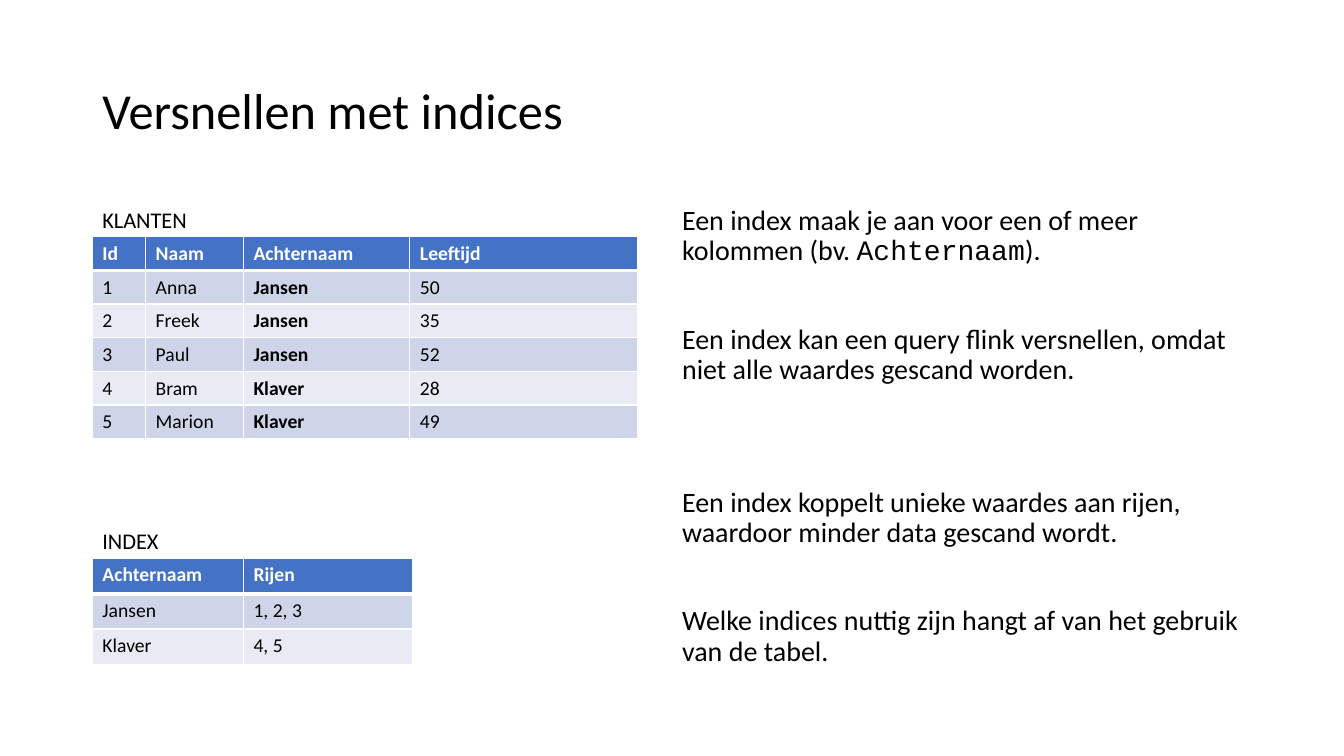
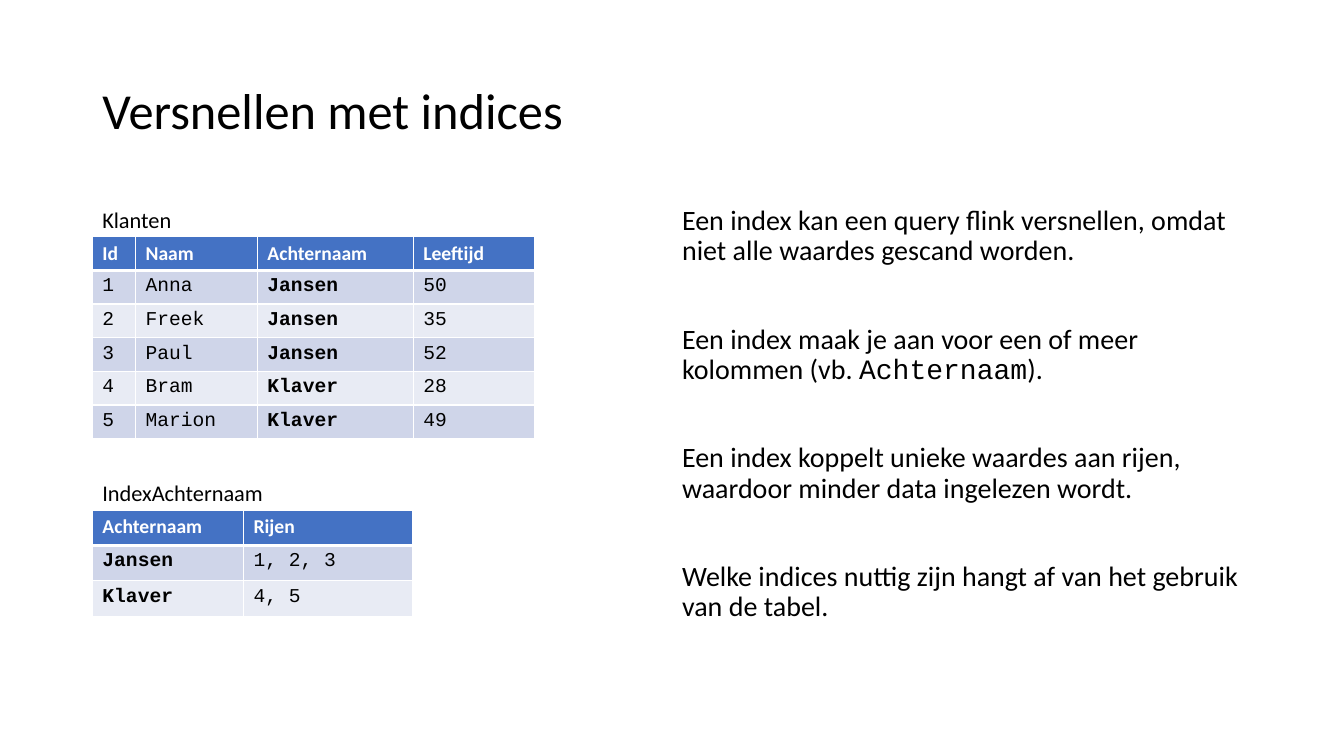
Before and after one commit to LFKoning/knowledge-sharing, a slide deck: slide 50 of sql_course/2_database_design/2_database_design.pptx (slide 38 before the commit). Drawn at 1344x756 pixels with LibreOffice and Linux fonts; fonts in the diff are those of the drawing. Boxes give left, top, right and bottom in pixels: in the first picture for what was removed or moved away, otherwise in the second. Text is boxed around its words. In the diff, an @@ line names an element or a change of style, - is before the commit and + after.

```diff
--- a/sql_course/2_database_design/2_database_design.pptx
+++ b/sql_course/2_database_design/2_database_design.pptx
@@ table at box(93, 237, 535, 439) @@
@@ font Calibri to Courier New in "1", "Anna", "Jansen", "50" and 16 more places @@
@@ table: place and size @@
-table at box(93, 237, 638, 439)
+table at box(93, 237, 535, 439)
@@ text at box(102, 212, 171, 228): text changed @@
-KLANTEN
+Klanten
@@ text at box(682, 210, 1138, 264): paragraph removed @@
-Een index maak je aan voor een of meer kolommen (bv. Achternaam).
@@ text at box(682, 329, 1181, 503): text changed @@
-Een index koppelt unieke waardes aan rijen, waardoor minder data gescand wordt.
+Een index maak je aan voor een of meer kolommen (vb. Achternaam).
+Een index koppelt unieke waardes aan rijen, waardoor minder data ingelezen wordt.
@@ text at box(102, 485, 262, 501): text changed @@
-INDEX
+IndexAchternaam
@@ table at box(93, 510, 412, 616) @@
@@ font Calibri to Courier New in "Jansen", "1, 2, 3", "Klaver", "4, 5" @@
@@ bold on in "Jansen", "Klaver" @@
@@ table: place and size @@
-table at box(93, 559, 412, 664)
+table at box(93, 510, 412, 616)
```
Also in this commit, not shown: 28 other slides changed, 17 slides added, 10 slides removed, 8 other files.
